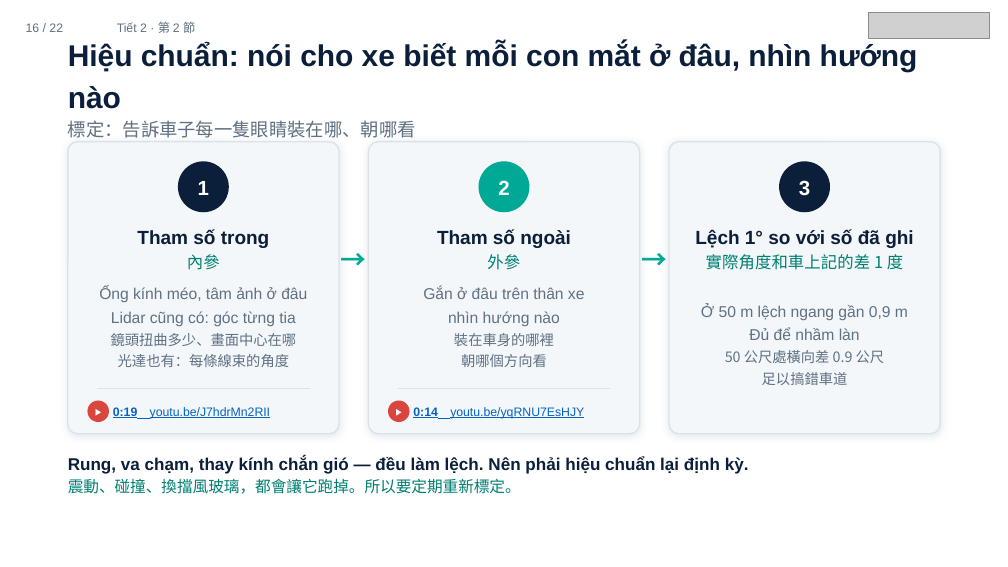
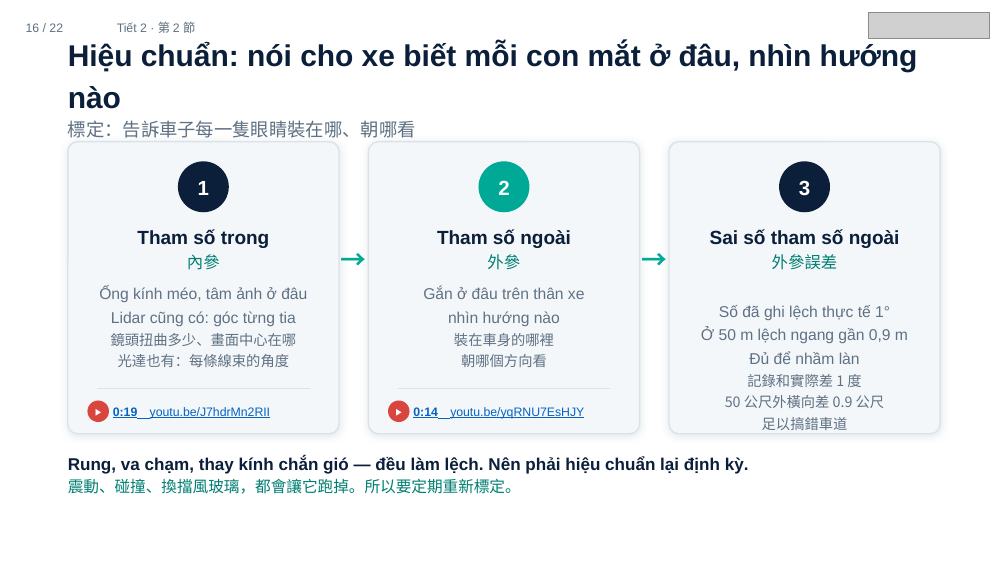
Before and after one commit to ch-neural/MITUST-Principles-of-Self-Driving-Cars, a slide deck: slide 16 of 第五週(10-08)/第五週_第2節_簡報.pptx. Drawn at 1008x567 pixels with LibreOffice and Linux fonts; fonts in the diff are those of the drawing; grey boxes stand for pictures. Boxes give left, top, right and bottom in pixels: in the first picture for what was removed or moved away, otherwise in the second. Text is boxed around its words. In the diff, an @@ line names an element or a change of style, - is before the commit and + after.

```diff
--- a/第五週(10-08)/第五週_第2節_簡報.pptx
+++ b/第五週(10-08)/第五週_第2節_簡報.pptx
@@ text at (x1=710, y1=230, x2=900, y2=270): text changed @@
-Lệch 1° so với số đã ghi
-實際角度和車上記的差 1 度
+Sai số tham số ngoài
+外參誤差
@@ text at (x1=719, y1=305, x2=890, y2=320): paragraph added @@
+Số đã ghi lệch thực tế 1°
@@ text at (x1=725, y1=374, x2=885, y2=408): text changed @@
-50 公尺處橫向差 0.9 公尺
+記錄和實際差 1 度
+50 公尺外橫向差 0.9 公尺
```
Also in this commit, not shown: 2 other files.
